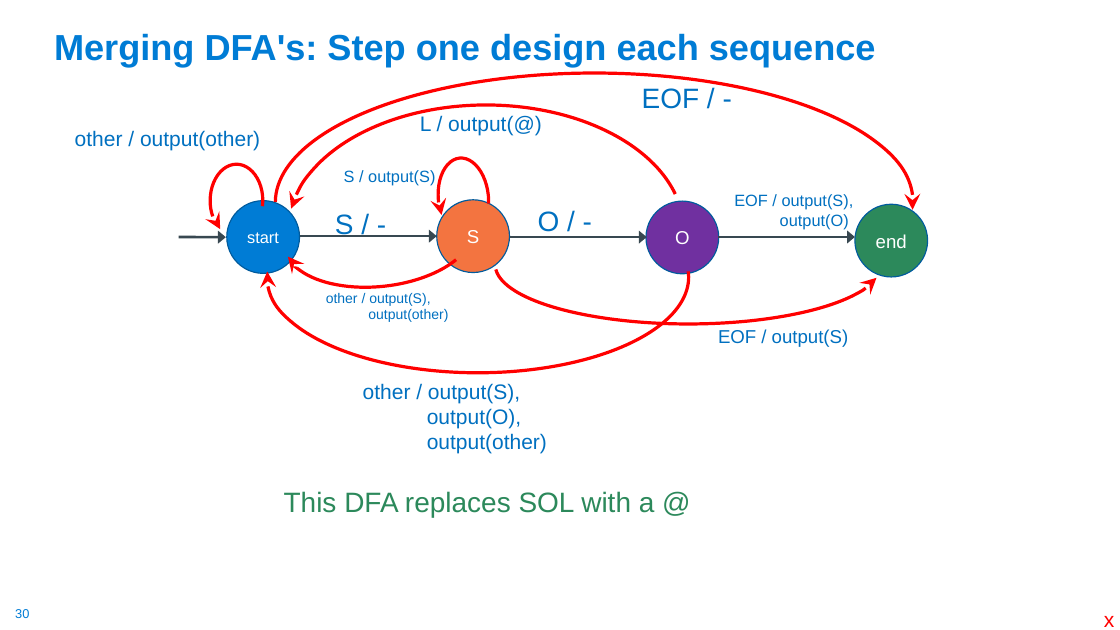
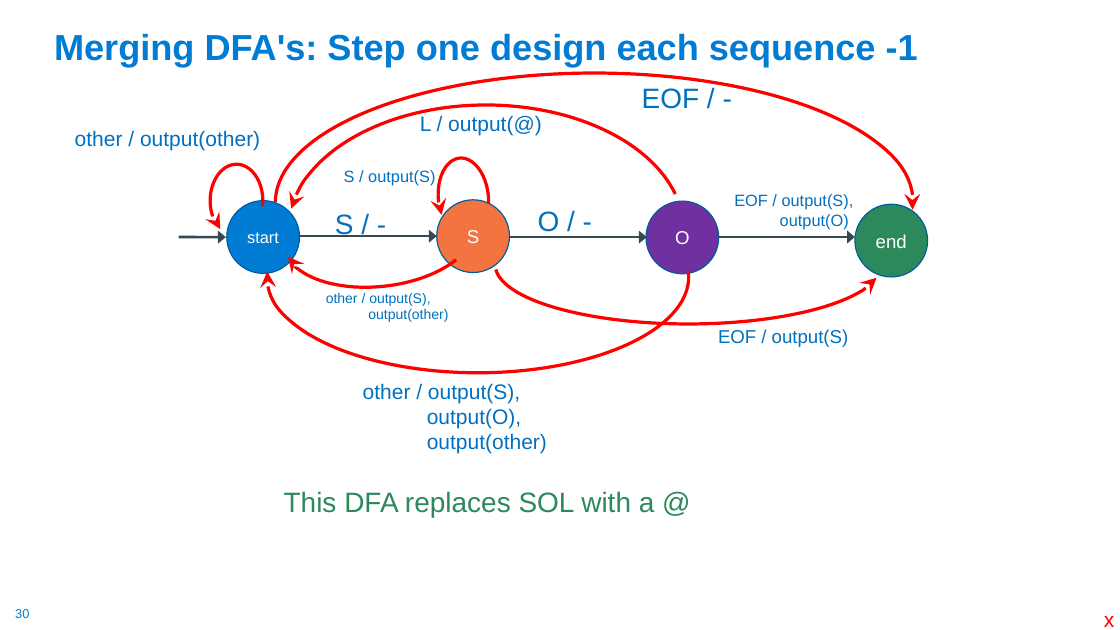
Before and after one commit to cse30-sp24/Muller-Slides, a slide deck: slide 30 of 01-C-Part1.pptx. Drawn at 1120x630 pixels with LibreOffice and Linux fonts; fonts in the diff are those of the drawing. Boxes give left, top, right and bottom in pixels: in the first picture for what was removed or moved away, otherwise in the second. Text is boxed around its words. In the diff, an @@ line names an element or a change of style, - is before the commit and + after.

```diff
--- a/01-C-Part1.pptx
+++ b/01-C-Part1.pptx
@@ title at bbox=[54, 33, 918, 67]: text changed @@
-Merging DFA's: Step one design each sequence
+Merging DFA's: Step one design each sequence -1
```
Also in this commit, not shown: 12 other slides changed, 1 slide added, 1 other file.
